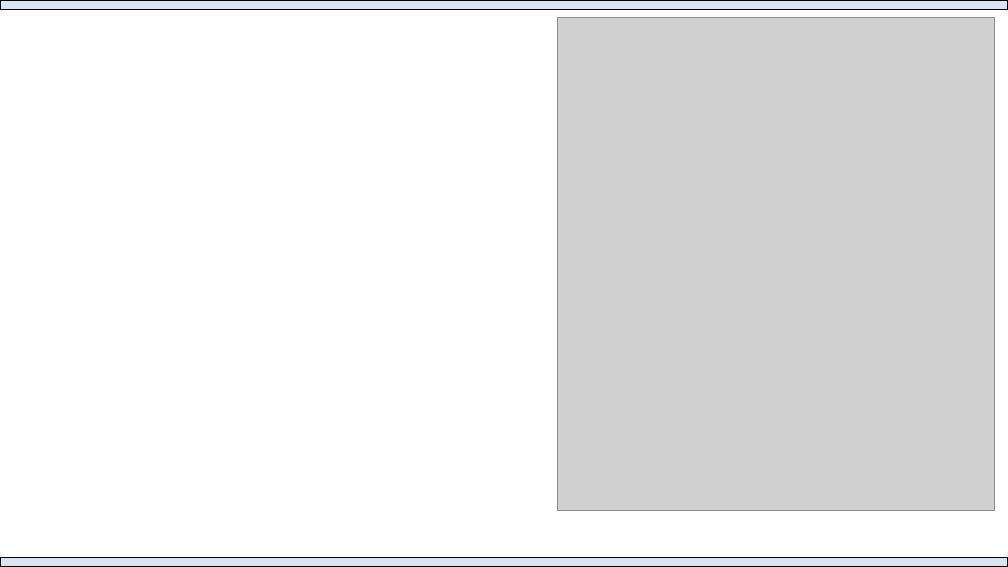
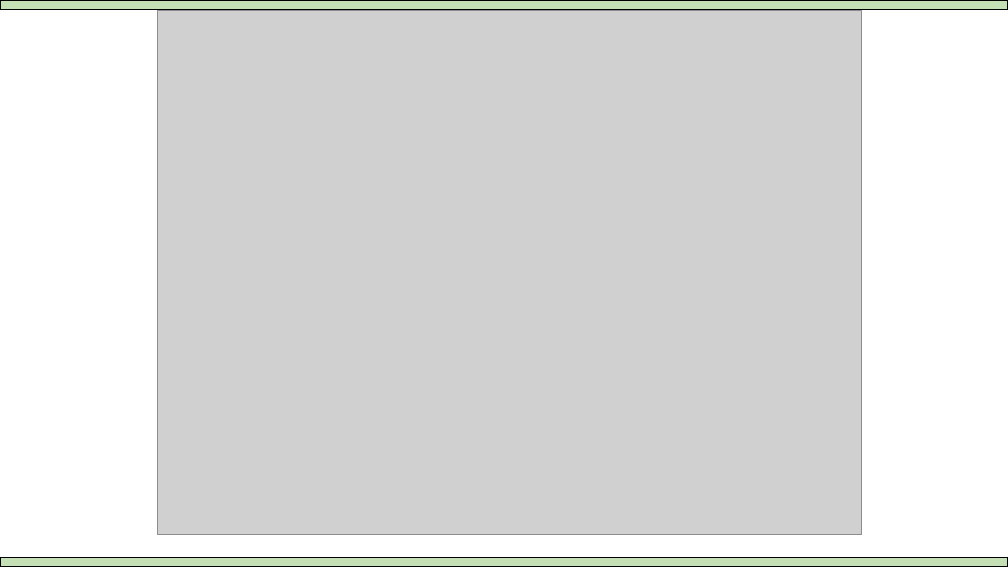
Before and after one commit to Adrifelcha/afchavez-019, a slide deck: slide 45 of Congresos/Presentaciones_Locales/Cowie_2019_BayesianSDT.pptx (slide 59 before the commit). Drawn at 1008x567 pixels with LibreOffice and Linux fonts; fonts in the diff are those of the drawing; grey boxes stand for pictures. Boxes give left, top, right and bottom in pixels: in the first picture for what was removed or moved away, otherwise in the second. Text is boxed around its words. In the diff, an @@ line names an element or a change of style, - is before the commit and + after.

```diff
--- a/Congresos/Presentaciones_Locales/Cowie_2019_BayesianSDT.pptx
+++ b/Congresos/Presentaciones_Locales/Cowie_2019_BayesianSDT.pptx
@@ rectangle at [0, 0, 1008, 10]: fill #DAE3F3 to #C5E0B4 @@
@@ picture added at [158, 10, 862, 535] @@
@@ picture removed at [558, 17, 995, 510] @@
@@ rectangle at [0, 557, 1008, 567]: fill #DAE3F3 to #C5E0B4 @@
```
Also in this commit, not shown: 2 other slides changed, 7 slides removed, 13 other files.
